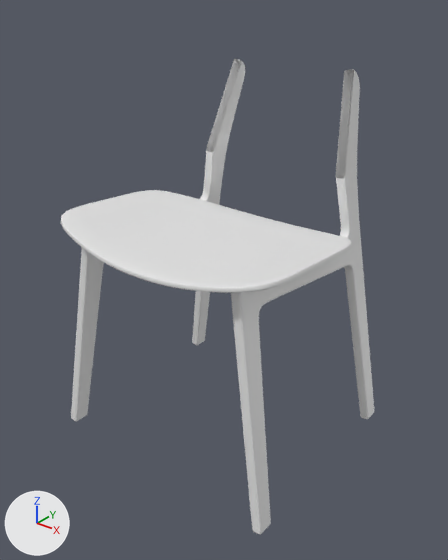
A saved change to the Blender file chair.blend.
The view is the same before and after, from a camera (50 mm lens) standing at (3.45, -4.51, 4.53) and looking at (-0.08, -0.1, 1.8). The lights are fixed; the arrows at lower left show +X, +Y and +Z.

The first picture shows 'Leg', 'Plane'.
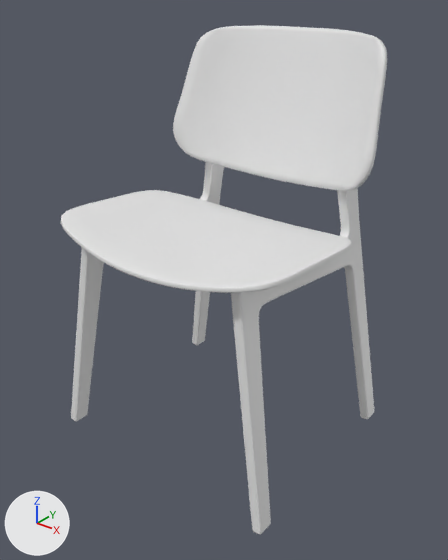
Boxes [x1, y1, x2, y2] around the edits, measured in the pictures (448 x 560 px):
```json
{"object": "Backrest", "change": "added", "after": [173, 25, 387, 191]}
```

Scene script edits in JSON lines:
```json
{"op": "add", "block": "me_plane_001", "code": ["me_plane_001 = bpy.data.meshes.new('Plane.001')", "me_plane_001.from_pydata(...)  # 24 vertices, 15 faces; spans x 0.0..1.26, y -1.54..0.0, z -0.44..0.01", "me_plane_001.polygons.foreach_set('use_smooth', [True] * 15)"]}
{"op": "add", "block": "ob_backrest", "code": ["ob_backrest = bpy.data.objects.new('Backrest', me_plane_001)", "ob_backrest.location = (-0.14, 0.86, 2.6)", "ob_backrest.rotation_euler = (-1.848, 0.0, 0.0)  # degrees (-106, 0, 0)", "ob_backrest.scale = (1.0, 1.0, 0.906)", "_m = ob_backrest.modifiers.new('Mirror', 'MIRROR')", "_m.use_clip = True", "_m = ob_backrest.modifiers.new('Subdivision', 'SUBSURF')", "_m.levels = 3", "_m.render_levels = 3", "_m = ob_backrest.modifiers.new('Solidify', 'SOLIDIFY')", "_m.thickness = 0.045"]}
```
